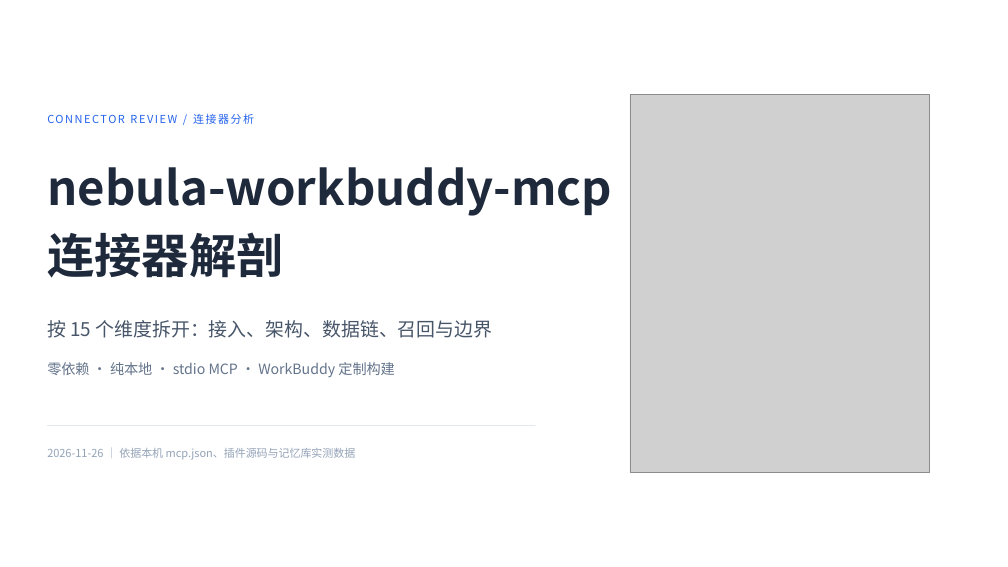
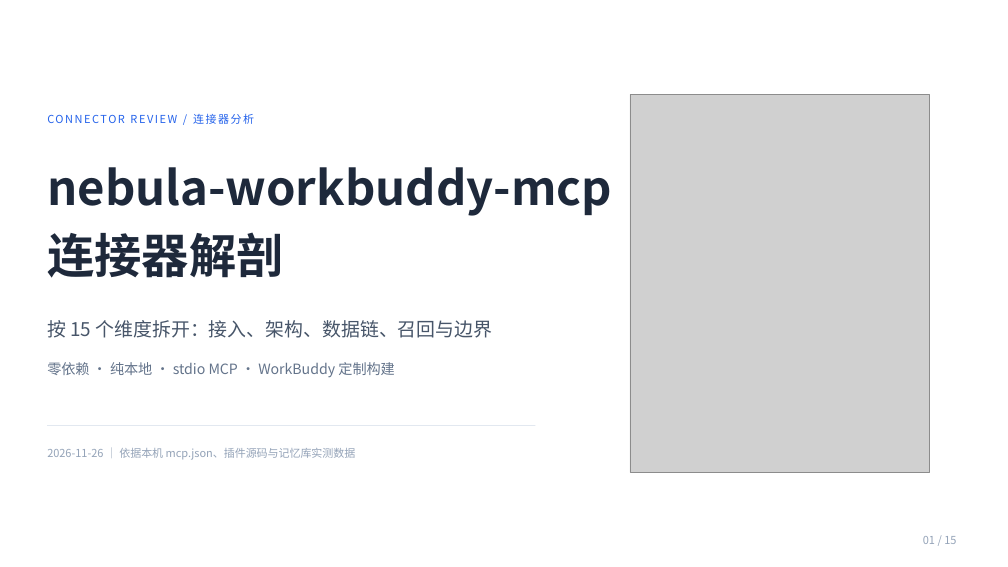
Before and after one commit to yb-zhai/nebula-workbuddy, a slide deck: slide 1 of docs/workbuddy-connector-review.pptx. Drawn at 1008x567 pixels with LibreOffice and Linux fonts; fonts in the diff are those of the drawing; grey boxes stand for pictures. Boxes give left, top, right and bottom in pixels: in the first picture for what was removed or moved away, otherwise in the second. Text is boxed around its words. In the diff, an @@ line names an element or a change of style, - is before the commit and + after.

```diff
--- a/docs/workbuddy-connector-review.pptx
+++ b/docs/workbuddy-connector-review.pptx
@@ text added at (923, 536, 956, 544), 10.5 pt, text #94A3B8 @@
+01 / 15
```
Also in this commit, not shown: 1 other slide changed.
